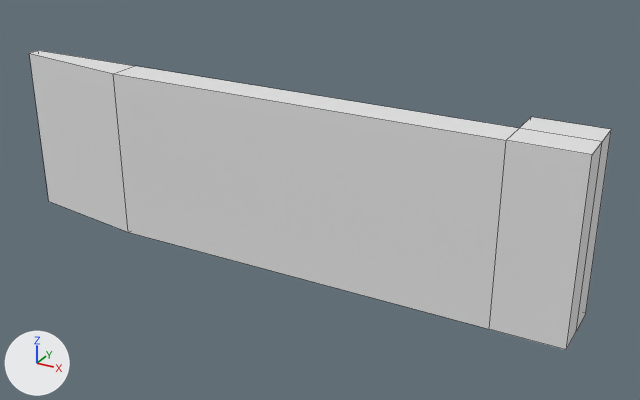
Two versions of the Blender file 졸작 모델링/모델링/IStudio/ISFrontDoorRightWall/ISFrontDoorRightWall.blend, one commit apart.
The view is the same before and after, from a camera (50 mm lens) standing at (6.34, -10.23, 6.16) and looking at (0.62, 0.17, 0.96). The lights are fixed; the arrows at lower left show +X, +Y and +Z. Mesh edges are drawn as thin lines.
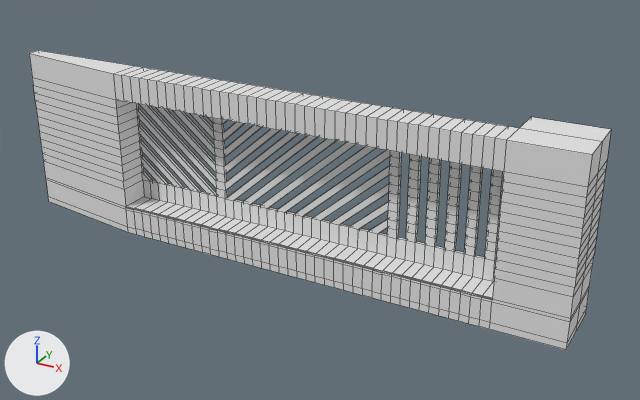
What differs and where, as boxes [x1, y1, x2, y2] in the pictures (640 x 400 px):
part 1 of me_cube_001, added
    after: [29, 53, 611, 350]

The edits, one by one:
me_cube_001 is used by ob_cube; location (0.0, 0.0, 0.0).
me_cube_001 had 20 vertices, 18 faces and spanned x -4.5..4.5, y -0.5..0.5, z 0.0..2.6.
me_cube_001 now has 1266 vertices, 1282 faces and spans x -4.5..4.5, y -0.5..0.5, z 0.0..2.6.
me_cube_001 part 1: 1246 vertices added at x -4.5..4.5, y -0.5..0.5, z 0.0..2.6.
